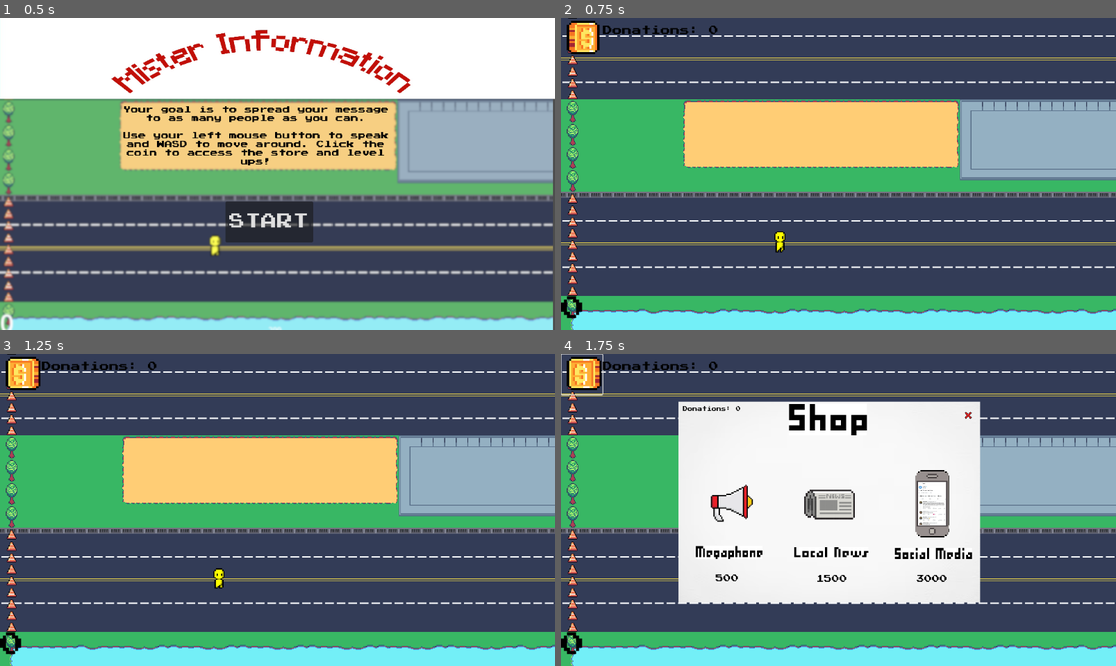
Above: before the commit, frames 1-4 (two rows, left to right).
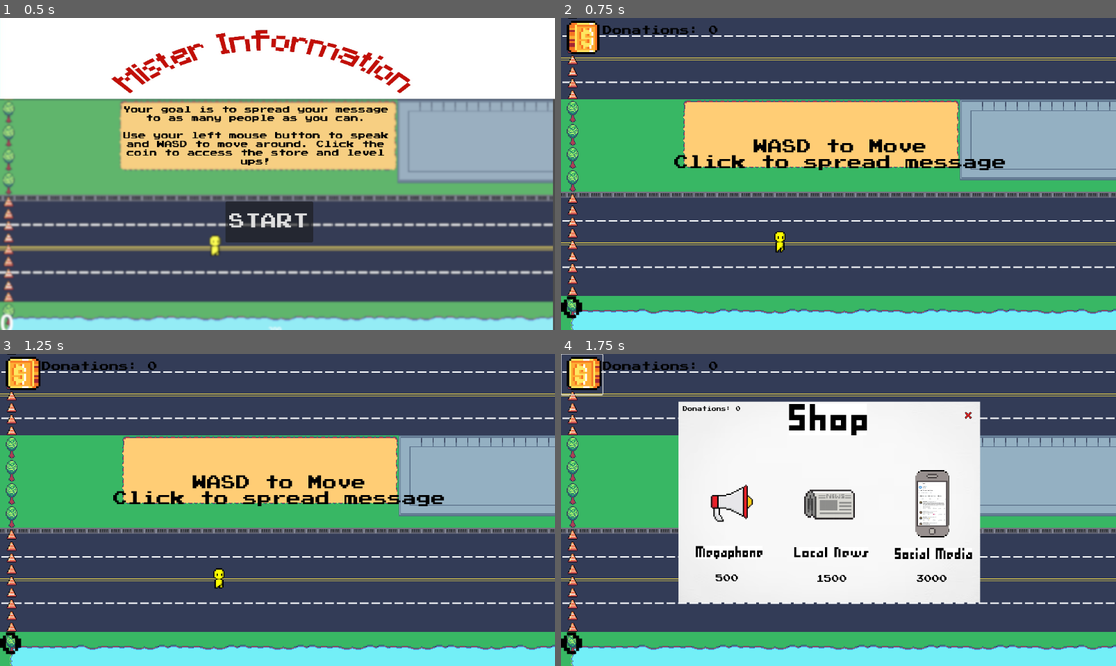
Above: after the commit, the same moments.

Repository: eliseokeefe/GameDevFinal
Game: Godot game, scene res://start.tscn
Same seed, same stepped clock (60 frames per second), same inputs: the game is played once before the commit and once after it. Sound files missing from this copy of the repository are replaced by a short silence.
Inputs (mouse positions are in pixels of both pictures, inside the frame that each line leads up to):
- Up to frame 1 (0.5 s): no input
- Up to frame 2 (0.75 s): click "START" at 0.5 s
- Up to frame 3 (1.25 s): no input
- Up to frame 4 (1.75 s): click (583, 375) at 1.25 s

Frame 1 is identical in both runs. In frame 2, 1.6% of the frame differs, in the area x 20-80%, y 38-49%; in frame 3, 1.6%; in frame 4, nothing differs.

Commit message:
added instructions for first level

Diff:
--- /dev/null
+++ b/Instructions.gd
@@ -0,0 +1,13 @@
+extends Label
+
+
+# Called when the node enters the scene tree for the first time.
+func _ready():
+	pass # Replace with function body.
+
+
+# Called every frame. 'delta' is the elapsed time since the previous frame.
+func _process(delta):
+	if Input.is_action_just_pressed("left_mouse"):
+		queue_free()
+	pass
--- a/main.tscn
+++ b/main.tscn
@@ -1,10 +1,12 @@
-[gd_scene load_steps=8 format=3 uid="uid://b1ottidjlyq6f"]
+[gd_scene load_steps=10 format=3 uid="uid://b1ottidjlyq6f"]
 
 [ext_resource type="PackedScene" uid="uid://cgdw72a4sk4g7" path="res://background.tscn" id="1_kagpp"]
 [ext_resource type="PackedScene" uid="uid://dpr1nnm12irux" path="res://player sprites/player.tscn" id="1_xiauq"]
 [ext_resource type="PackedScene" uid="uid://diwmkx3xr50ls" path="res://citizen_spawner.tscn" id="3_6htow"]
 [ext_resource type="PackedScene" uid="uid://durrr3gny344l" path="res://shop_gui.tscn" id="4_bsiwj"]
+[ext_resource type="FontVariation" uid="uid://dp5ibsgsljx18" path="res://PressStart.tres" id="5_4qu6s"]
 [ext_resource type="PackedScene" uid="uid://cwbjcwu0uae0b" path="res://in_game_hud.tscn" id="5_psffl"]
+[ext_resource type="Script" path="res://Instructions.gd" id="6_bqwlk"]
 [ext_resource type="AudioStream" uid="uid://d1vnllgabeb37" path="res://sound fx/MisterInformation Soundtrack.wav" id="6_okena"]
 [ext_resource type="Script" path="res://AudioStreamPlayer.gd" id="7_ok73f"]
 
@@ -30,6 +32,21 @@
 
 [node name="InGameHUD" parent="." instance=ExtResource("5_psffl")]
 
+[node name="Instructions" type="Label" parent="InGameHUD"]
+modulate = Color(0, 0, 0, 1)
+offset_right = 1160.0
+offset_bottom = 636.0
+theme_override_fonts/font = ExtResource("5_4qu6s")
+theme_override_font_sizes/font_size = 30
+text = "WASD to Move
+Click to spread message
+
+
+"
+horizontal_alignment = 1
+vertical_alignment = 1
+script = ExtResource("6_bqwlk")
+
 [node name="ShopGUI" parent="." instance=ExtResource("4_bsiwj")]
 
 [node name="AudioStreamPlayer" type="AudioStreamPlayer" parent="."]
